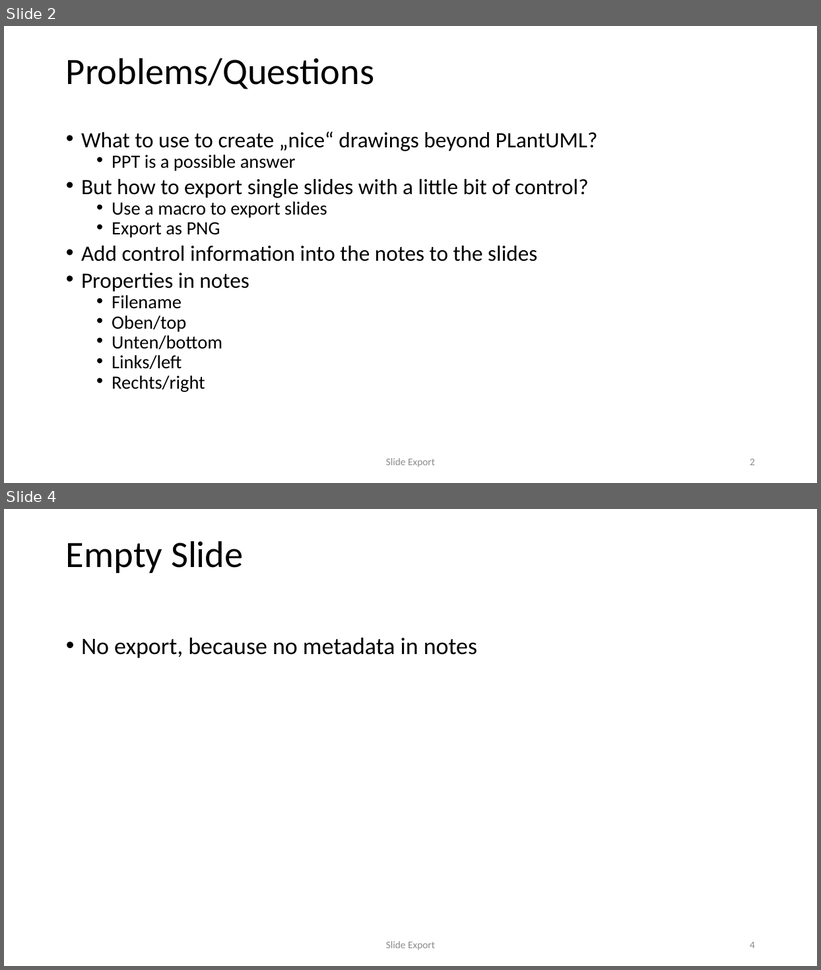
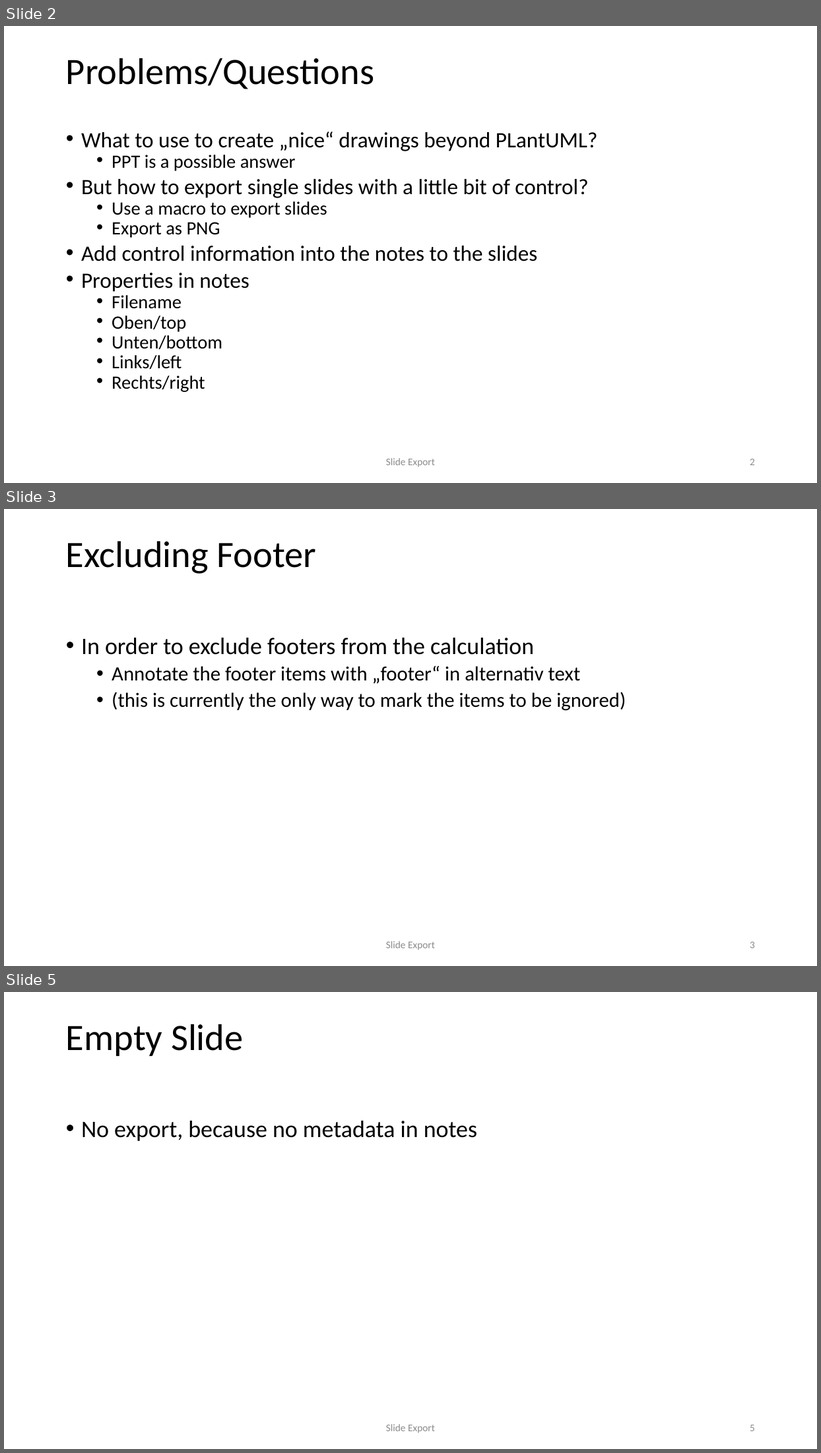
Before and after one commit to frankoemig/SlideExport, a slide deck: Slide-Export.pptm. Shown one above the other, each under a label of ours: slides 2 and 4 before the commit, slides 2, 3 and 5 after it; the slides between them are not shown. The pictures are 821x970 and 821x1453 pixels, drawn with LibreOffice and Linux fonts; fonts in the diff are those of the drawing. Boxes give left, top, right and bottom in pixels: in the first picture for what was removed or moved away, otherwise in the second. Text is boxed around its words. In the diff, an @@ line names an element or a change of style, - is before the commit and + after.

Commit message:
improved macro
identify footer items/shapes
include optional border

```diff
--- a/Slide-Export.pptm
+++ b/Slide-Export.pptm
@@ slide 3 added at (4, 509, 817, 966), background #FFFFFF @@
@@ title added at (66, 541, 317, 574), 44 pt, text #000000 @@
+Excluding Footer
@@ text added at (81, 638, 626, 711), 24 pt, text #000000 @@
+• In order to exclude footers from the calculation
+  • Annotate the footer items with „footer“ in alternativ text
+  • (this is currently the only way to mark the items to be ignored)
@@ text added at (386, 941, 435, 950), 12 pt, text #8C8C8C @@
+Slide Export
@@ page number added at (750, 942, 755, 949), 12 pt, text #8C8C8C @@
+3
@@ what was slide 4 is now slide 5 @@
@@ page number at (750, 1425, 755, 1432): text changed @@
-4
+5
```
Also in this commit, not shown: 1 slide changed.
